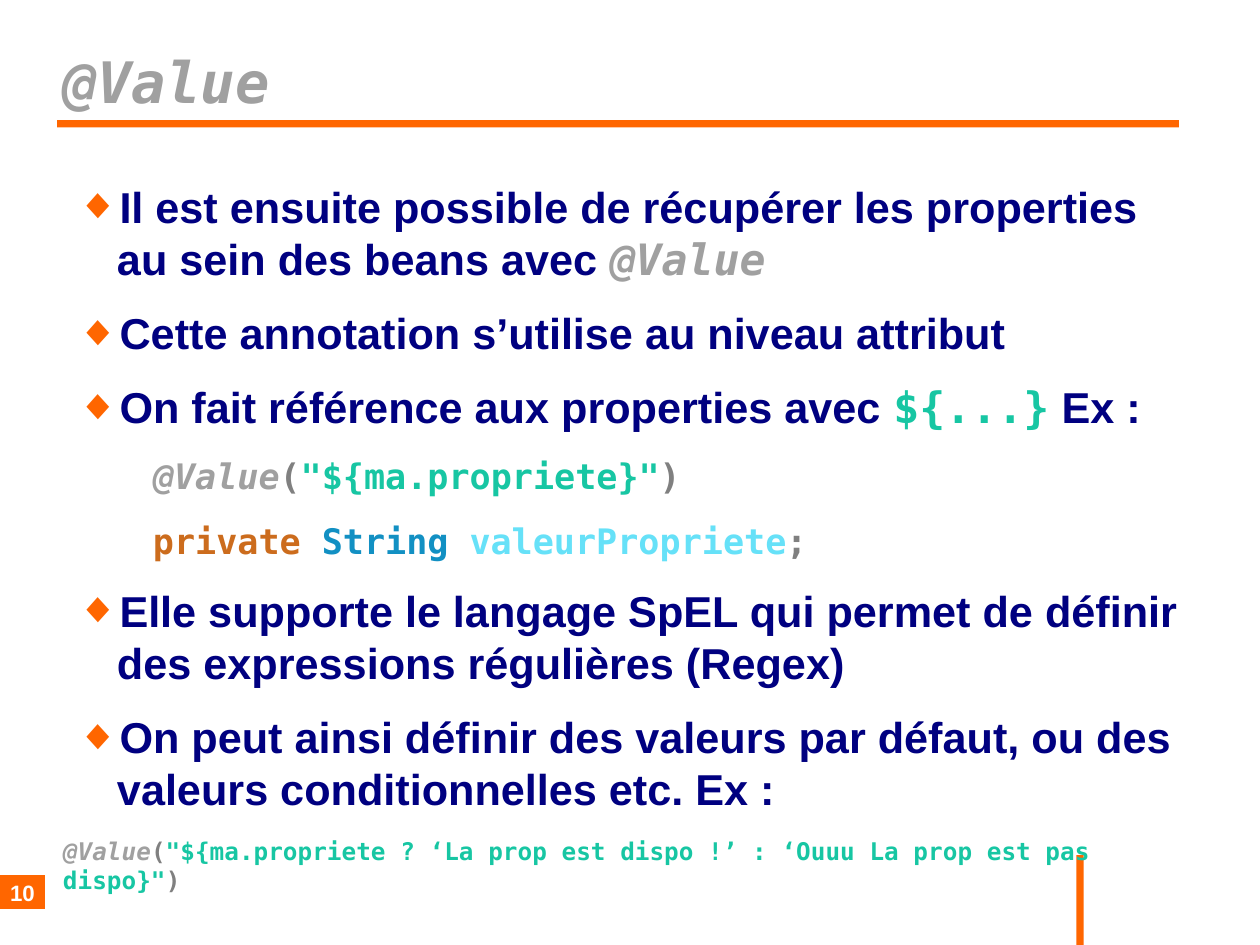
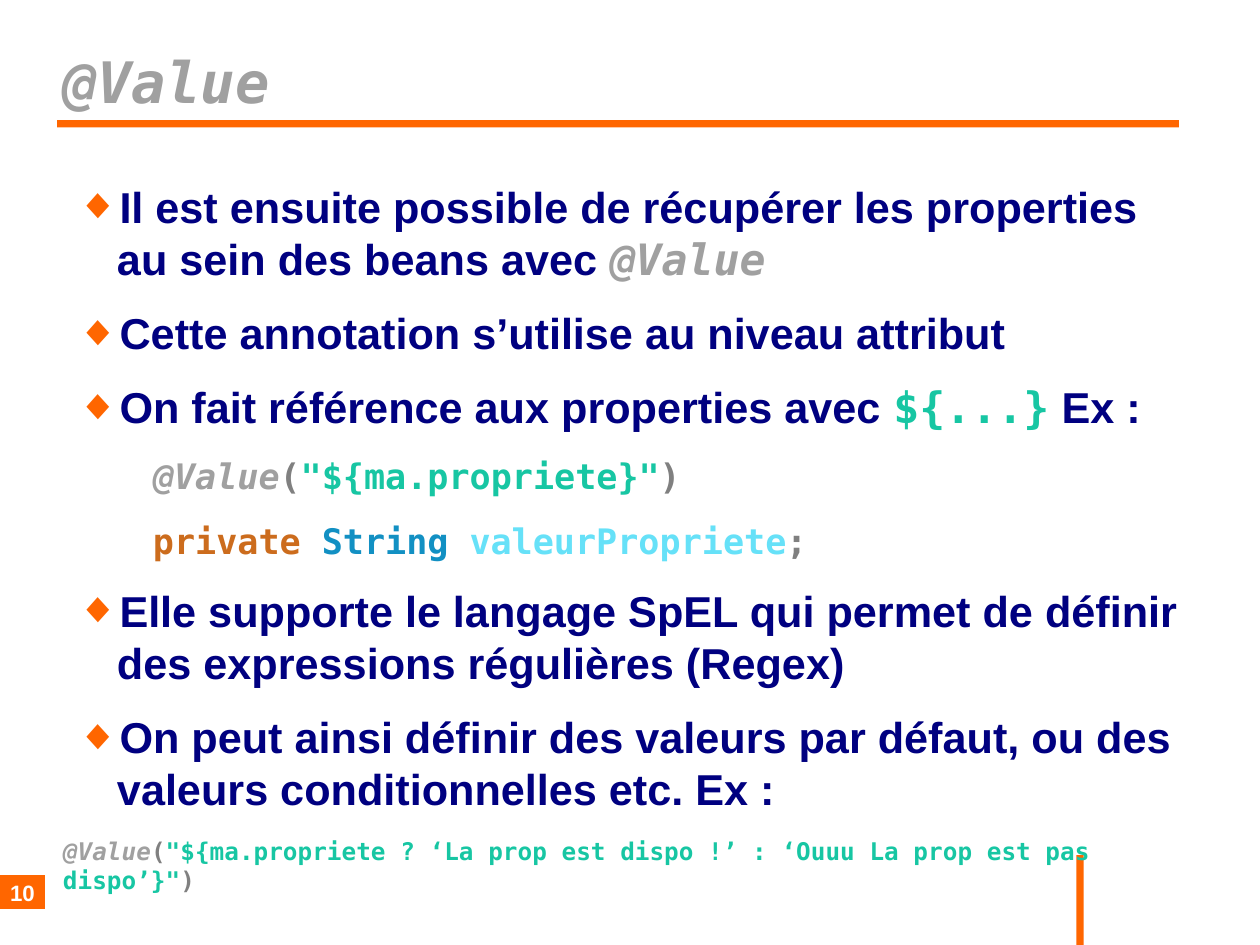
Before and after one commit to philphils/formation-spring, a slide deck: slide 10 of Documentation/diapo_formation_spring_property.odp. Drawn at 1260x945 pixels with LibreOffice and Linux fonts; fonts in the diff are those of the drawing; background and template pictures are left out. Boxes give left, top, right and bottom in pixels: in the first picture for what was removed or moved away, otherwise in the second. Text is boxed around its words. In the diff, an @@ line names an element or a change of style, - is before the commit and + after.

Commit message:
coquille

```diff
--- a/Documentation/diapo_formation_spring_property.odp
+++ b/Documentation/diapo_formation_spring_property.odp
@@ text at <box>63,840,1089,894</box>: text changed @@
-@Value("${ma.propriete ? ‘La prop est dispo !’ : ‘Ouuu La prop est pas dispo}")
+@Value("${ma.propriete ? ‘La prop est dispo !’ : ‘Ouuu La prop est pas dispo’}")
```
